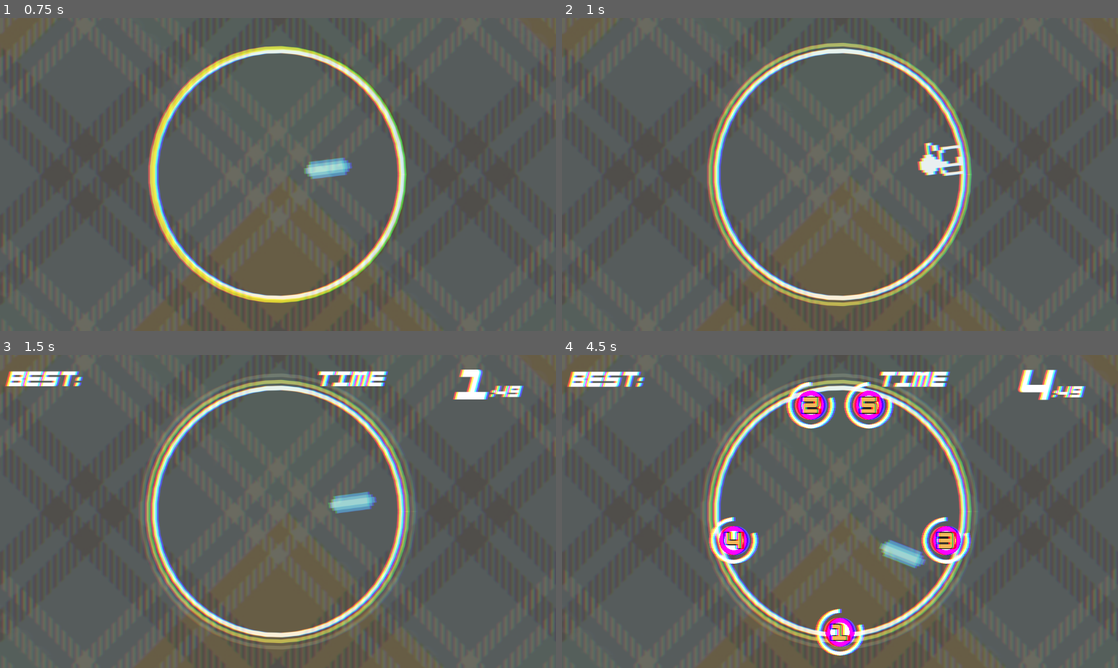
Above: before the commit, frames 1-4 (two rows, left to right).
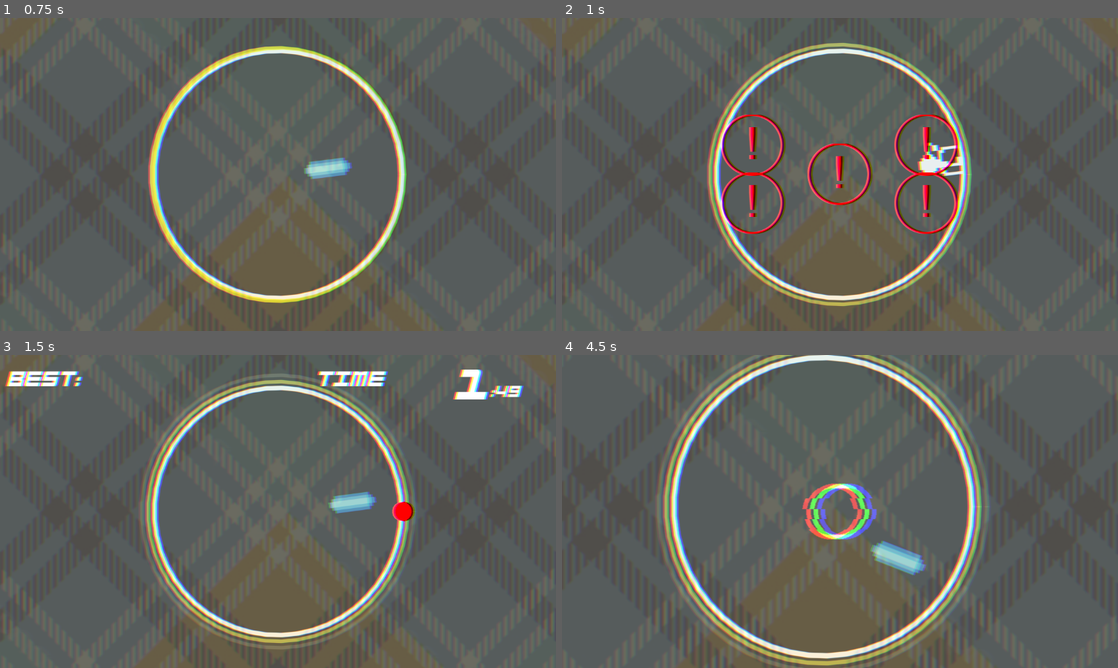
Above: after the commit, the same moments.

Repository: jokw1228/Slay_The_Circle
Game: Godot game, scene res://scenes/rooms/RoomTest/RoomTest.tscn
The game is run twice, just before and just after one commit, with the same random seed, the same clock (stepped at 60 frames per second) and the same inputs. This scene is started directly instead of the project's main scene. Sound files missing from this copy of the repository are replaced by a short silence.
Inputs (mouse positions are in pixels of both pictures, inside the frame that each line leads up to):
- Up to frame 1 (0.75 s): move the mouse to (400, 158) at 0.52 s; click (400, 158) at 0.67 s
- Up to frame 2 (1 s): no input
- Up to frame 3 (1.5 s): move the mouse to (166, 527) at 1.27 s; click (166, 527) at 1.42 s
- Up to frame 4 (4.5 s): move the mouse to (895, 442) at 2.02 s; click (895, 442) at 2.17 s; move the mouse to (812, 574) at 2.77 s; click (812, 574) at 2.92 s; move the mouse to (1006, 558) at 3.52 s; click (1006, 558) at 3.67 s; move the mouse to (673, 464) at 4.27 s; click (673, 464) at 4.42 s

Frame 1 is identical in both runs. In frame 2, 3.0% of the frame differs, in the area x 28-72%, y 30-70%; in frame 3, 0.2%; in frame 4, 24%, in the area x 0-100%, y 0-100%.

Commit message:
kiyong pattern 1,2

Diff:
--- a/scenes/bombgenerators/testbombgenerators/KiyongBombGenerator.gd
+++ b/scenes/bombgenerators/testbombgenerators/KiyongBombGenerator.gd
@@ -1,43 +1,68 @@
 extends BombGenerator
 
+@export var timer = false
+@export var elapsed_time = 0.0
+
+@export var pattern2_bomb: Array[Node2D]
+@export var pattern2_moving = false
+
 func _ready():
-	await get_tree().create_timer(3.0).timeout
+	timer = true
+	await get_tree().create_timer(1.0).timeout
 
-	pattern4()
-	await get_tree().create_timer(5.0).timeout
 	pattern2()
-	await get_tree().create_timer(5.0).timeout
-	pattern3()
-	await get_tree().create_timer(5.0).timeout
-	pattern4()
+	await get_tree().create_timer(12.0).timeout
+
+	pattern2()
+
+
+func _process(delta):
+	if timer:
+		elapsed_time += delta
+	pattern2_process(delta)
+
+
+func pattern1():
+	pattern1_outer(elapsed_time)
+	for i in range(0,5):
+		var rotation_value = randf_range(0,2*PI)
+		var dist = randf_range(0,120)
+		create_normal_bomb(Vector2(dist*cos(rotation_value), dist*sin(rotation_value)), 0.5, 2)
+		await get_tree().create_timer(2).timeout
 
 
 
-func pattern1():
-	create_hazard_bomb(Vector2(-80, 80), 1, 3)
-	create_hazard_bomb(Vector2(80, -80), 1, 3)
-	create_hazard_bomb(Vector2(-160, 160), 1, 3)
-	create_hazard_bomb(Vector2(160, -160), 1, 3)
-	create_normal_bomb(Vector2(0, 0), 1, 3)
+func pattern1_outer(time: float):
+	var start_time = time
+	var rotation_value = 0
+	while elapsed_time < start_time + 10:
+		create_hazard_bomb(Vector2(220*sin(rotation_value), 220*cos(rotation_value)), 0.5, 0.2)
+		rotation_value += PI / 8
+		await get_tree().create_timer(0.07).timeout
 
 
 func pattern2():
-	create_normal_bomb(Vector2(0, 100), 1, 3)
-	create_hazard_bomb(Vector2(100, 100), 1, 3)
-	create_hazard_bomb(Vector2(-100, 100), 1, 3)
-	create_hazard_bomb(Vector2(0, 0), 1, 3)
+	create_hazard_bomb(Vector2(180, 60), 1, 3)
+	create_hazard_bomb(Vector2(-180, 60), 1, 3)
+	create_hazard_bomb(Vector2(180, -60), 1, 3)
+	create_hazard_bomb(Vector2(-180, -60), 1, 3)
+	var bomb1 = create_normal_bomb(Vector2(0, 0), 1, 3)
+	var bomb2 = create_normal_bomb(Vector2(0, 0), 1, 3)
+	Utils.attach_node(pattern2_bomb[0], bomb1)
+	Utils.attach_node(pattern2_bomb[1], bomb2)
+	create_bomb_link(bomb1, bomb2)
+
+const pattern2_speed = 500
+var bomb_direction = [1, -1]
+var bomb_dir_changed = [false, false]
 
 
-func pattern3():
-	create_hazard_bomb(Vector2(-100, -100), 1, 3)
-	create_hazard_bomb(Vector2(-130, -80), 1, 3)
-	create_hazard_bomb(Vector2(-80, -130), 1, 3)
-	create_normal_bomb(Vector2(-160, -160), 1, 3)
-
-
-func pattern4():
-	create_numeric_bomb(Vector2(0, 250), 1, 3, 1)
-	create_numeric_bomb(Vector2(-60, -220), 1, 3, 2)
-	create_numeric_bomb(Vector2(220, 60), 1, 3, 3)
-	create_numeric_bomb(Vector2(-220, 60), 1, 3, 4)
-	create_numeric_bomb(Vector2(60, -220), 1, 3, 5)
+func pattern2_process(delta):
+	pattern2_bomb[0].position.x += pattern2_speed * bomb_direction[0] * delta
+	pattern2_bomb[1].position.x += pattern2_speed * bomb_direction[1] * delta
+	for i in range(2):
+		if (pattern2_bomb[i].position.x > 170 or pattern2_bomb[i].position.x < -170) and bomb_dir_changed[i] == false:
+			bomb_dir_changed[i] = true
+			bomb_direction[i] *= -1
+		else:
+			bomb_dir_changed[i] = false
--- a/scenes/bombgenerators/testbombgenerators/KiyongBombGenerator.tscn
+++ b/scenes/bombgenerators/testbombgenerators/KiyongBombGenerator.tscn
@@ -15,8 +15,9 @@
 [ext_resource type="PackedScene" uid="uid://dod3xtkvnfwuq" path="res://scenes/warnings/GameSpeedUpBombWarning.tscn" id="13_frej1"]
 [ext_resource type="PackedScene" uid="uid://5hmqv8rxk05i" path="res://scenes/bombs/BombLink.tscn" id="14_j4x11"]
 
-[node name="KiyongBombGenerator" type="Node2D"]
-script = ExtResource("1_d7nhh")
+[node name="KiyongBombGenerator" type="Node2D" node_paths=PackedStringArray("pattern2_bomb")]
+script = ExtResource("1_7ccpm")
+pattern2_bomb = [NodePath("Pattern2/Marker2D"), NodePath("Pattern2/Marker2D2")]
 NormalBomb_scene = ExtResource("2_46cl6")
 HazardBomb_scene = ExtResource("3_3m7v5")
 NumericBomb_scene = ExtResource("4_q3pbh")
@@ -30,3 +31,11 @@
 RotationSpeedUpBomb_warning_scene = ExtResource("12_ogliy")
 GameSpeedUpBomb_warning_scene = ExtResource("13_frej1")
 bomb_link = ExtResource("14_j4x11")
+
+[node name="Pattern2" type="Node2D" parent="."]
+
+[node name="Marker2D" type="Marker2D" parent="Pattern2"]
+position = Vector2(0, 40)
+
+[node name="Marker2D2" type="Marker2D" parent="Pattern2"]
+position = Vector2(0, -40)
--- /dev/null
+++ b/scenes/rooms/RoomTest/RoomKiyong.tscn
@@ -0,0 +1,9 @@
+[gd_scene load_steps=3 format=3 uid="uid://qfg7trlm31ro"]
+
+[ext_resource type="PackedScene" uid="uid://dntg6argh8n3n" path="res://scenes/playingfield/PlayingField.tscn" id="1_7e7p0"]
+[ext_resource type="PackedScene" uid="uid://d0ee8kj7eehrb" path="res://scenes/bombgenerators/testbombgenerators/KiyongBombGenerator.tscn" id="2_eugit"]
+
+[node name="RoomKiyong" type="Node2D"]
+
+[node name="PlayingField" parent="." instance=ExtResource("1_7e7p0")]
+BombGenerator_scene = ExtResource("2_eugit")
Not shown: 1 places in scenes/bombgenerators/testbombgenerators/KiyongBombGenerator.tscn that only renumber resources
